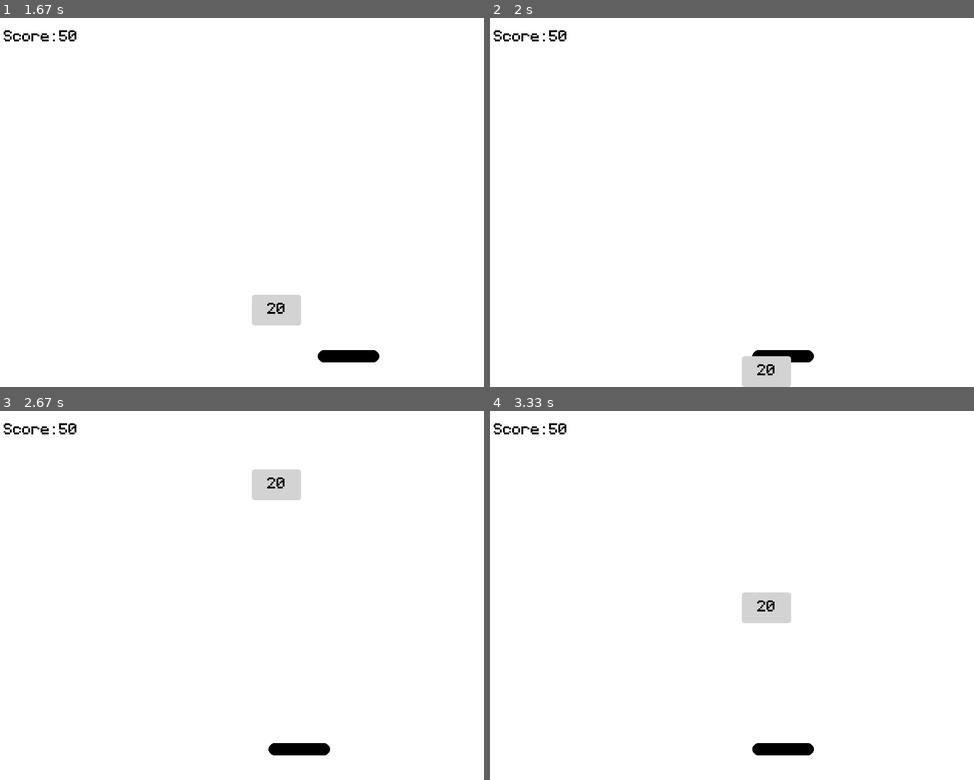
Above: before the commit, frames 1-4 (two rows, left to right).
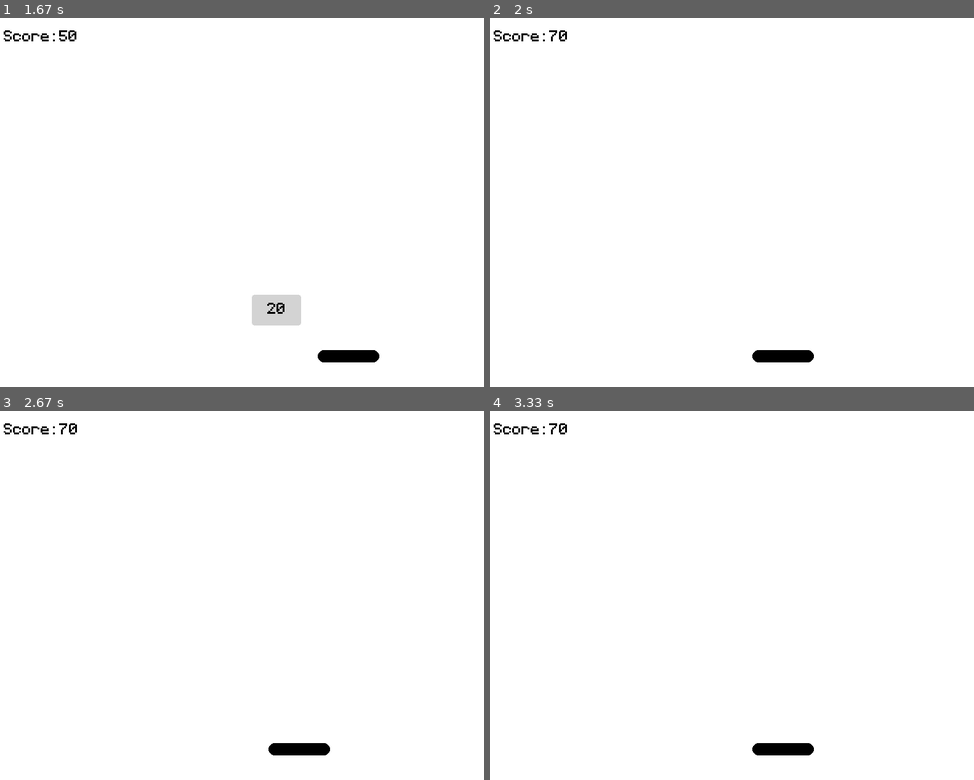
Above: after the commit, the same moments.

Repository: NedzadDonlagic04/pygame-board-point-collector
Game: pygame game, started from main.py
The game is run twice, just before and just after one commit, with the same random seed, the same clock (stepped at 60 frames per second) and the same inputs.
Inputs:
- Up to frame 1 (1.67 s): hold Right 0.33-0.8 s; hold Right 0.83-1.3 s; hold Left from 1.33 s (still down)
- Up to frame 2 (2 s): release Left at 1.87 s; hold Left from 1.9 s (still down)
- Up to frame 3 (2.67 s): release Left at 2.3 s; hold Right from 2.33 s (still down)
- Up to frame 4 (3.33 s): release Right at 2.97 s; hold Left from 3 s (still down)

Frame 1 is identical in both runs. In frame 2, 0.9% of the frame differs, in the area x 12-63%, y 3-100%; in frame 3, 0.9%; in frame 4, 0.9%.

Commit message:
Implement score update upon catching / missing blocks

Diff:
--- a/classes.py
+++ b/classes.py
@@ -37,16 +37,16 @@
     def __init__(self, rectWidth, rectHeight, screenWidth, screenHeight, color=[211, 211, 211]):
         super().__init__()
 
-        x = score = random.randrange(rectWidth, screenWidth - rectWidth)
+        x = random.randrange(rectWidth, screenWidth - rectWidth)
 
         self.image = pygame.Surface((rectWidth, rectHeight), pygame.SRCALPHA)
         pygame.draw.rect(self.image, color, (0, 0, rectWidth, rectHeight), border_radius=4)
         self.rect = self.image.get_rect( bottomleft = (x, 0) )
 
-        score = random.randrange(5, 50, 5)
+        self.score = random.randrange(5, 50, 5)
 
         font = pygame.font.Font('./fonts/Pixeltype.ttf', 40)
-        text = font.render(str(score), False, 'black')
+        text = font.render(str(self.score), False, 'black')
         textRect = text.get_rect( center = (rectWidth / 2, rectHeight / 2))
 
         self.image.blit(text, textRect)
@@ -54,22 +54,42 @@
         self.SCREEN_HEIGHT = screenHeight
         self.SPEED = 5
 
-    def update(self):
+    def getScore(self):
+        return self.score
+
+    def update(self, score):
         self.rect.bottom += self.SPEED
 
-        if self.rect.top > self.SCREEN_HEIGHT:
-            self.rect.bottom = 0
+        if self.rect.bottom > self.SCREEN_HEIGHT:
+            score.reduceScore(self.getScore())
+            self.kill()
 
 class Score:
     def __init__(self, default=50):
-        self.makeScore(default)
+        self.score = default
+        self.makeScore()
 
         self.GAME_OVER = False
 
-    def makeScore(self, score):
+    def makeScore(self):
         font = pygame.font.Font('./fonts/Pixeltype.ttf', 40)
-        self.text = font.render('Score: ' + str(score), False, 'black')
+        self.text = font.render('Score: ' + str(self.score), False, 'black')
         self.textRect = self.text.get_rect( topleft = (20, 20))
+
+    def addScore(self, score):
+        self.score += score
+        self.makeScore()
+
+    def reduceScore(self, score):
+        self.score -= score
+        self.makeScore()
+
+    def update(self, player, blocks):
+        blocksHit= pygame.sprite.spritecollide(player, blocks, False)
+
+        for block in blocksHit:
+            self.addScore(block.getScore())
+            block.kill()
 
     def draw(self, screen):
         screen.blit(self.text, self.textRect)
--- a/main.py
+++ b/main.py
@@ -36,9 +36,10 @@
             self.PLAYER.update()
             self.PLAYER.draw(self.SCREEN)
 
-            self.BLOCKS.update()
+            self.BLOCKS.update(self.SCORE)
             self.BLOCKS.draw(self.SCREEN)
 
+            self.SCORE.update(self.PLAYER.sprite, self.BLOCKS)
             self.SCORE.draw(self.SCREEN)
 
             pygame.display.update()
